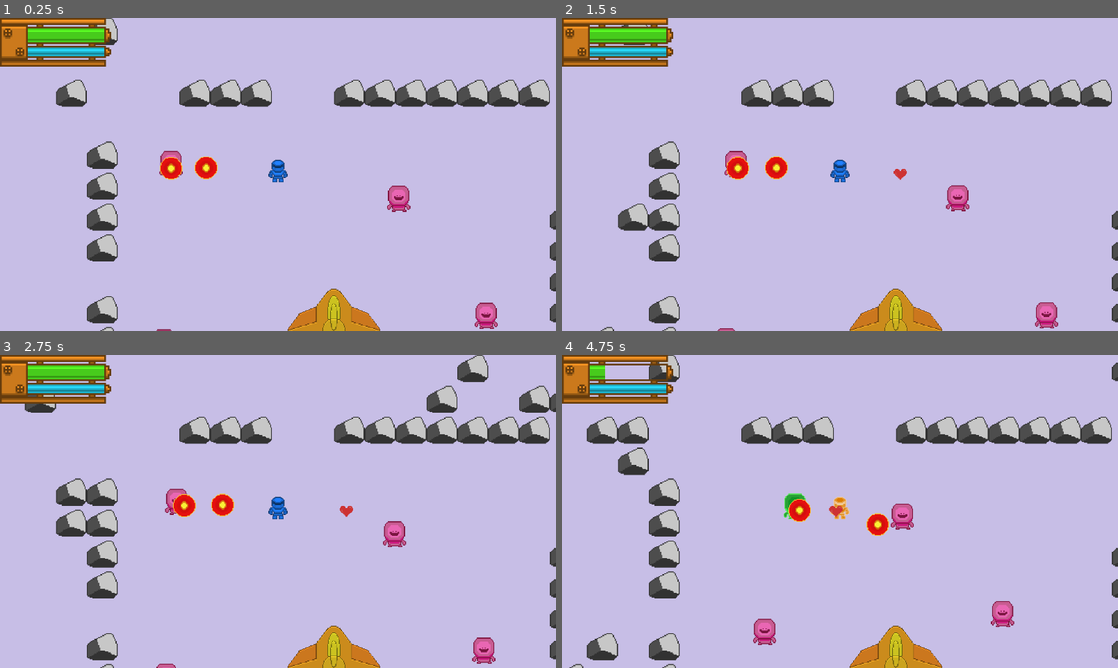
Above: before the commit, frames 1-4 (two rows, left to right).
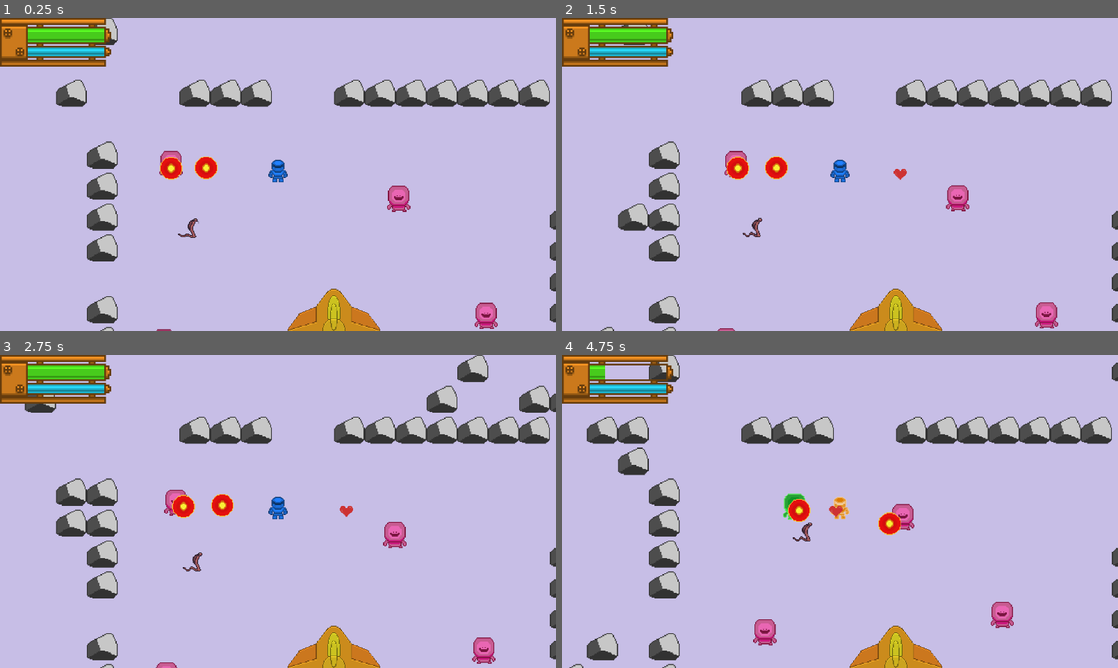
Above: after the commit, the same moments.

Repository: FREQ-E/Hanno
Game: Godot game, scene res://levels/test/test.tscn
Same seed, same stepped clock (60 frames per second), same inputs: the game is played once before the commit and once after it. Sound files missing from this copy of the repository are replaced by a short silence.
Inputs:
- Up to frame 1 (0.25 s): no input
- Up to frame 2 (1.5 s): hold Right (fire_right) 0.53-1.28 s; hold Space (sprint) 0.53-1.28 s; hold Down (fire_down) from 1.28 s (still down); tap Space (sprint) at 1.35 s
- Up to frame 3 (2.75 s): release Down (fire_down) at 2.03 s; hold Right (fire_right) from 2.03 s (still down); hold Space (sprint) from 2.03 s (still down)
- Up to frame 4 (4.75 s): release Right (fire_right) at 2.78 s; release Space (sprint) at 2.78 s; hold Up (fire_up) 2.78-3.53 s; tap Space (sprint) at 2.85, 4.35 s; hold Space (sprint) 3.53-4.28 s; hold Left (fire_left) from 3.53 s (still down)

The runs differ from the first frame. In frame 1, less than 0.1% of the frame differs, in the area x 32-36%, y 64-71%; in frame 2, less than 0.1%; in frame 3, 0.5%; in frame 4, 0.8%, in the area x 34-82%, y 44-93%.

Commit message:
Added snake, and improved CharacterAnimator

Diff:
--- a/actors/aliens/alien1.tscn
+++ b/actors/aliens/alien1.tscn
@@ -1,6 +1,6 @@
 [gd_scene load_steps=19 format=2]
 
-[ext_resource path="res://actors/aliens/contact_damage.gd" type="Script" id=1]
+[ext_resource path="res://actors/contact_damage.gd" type="Script" id=1]
 [ext_resource path="res://actors/aliens/Alien.png" type="Texture" id=2]
 [ext_resource path="res://actors/base_scripts/character2d.gd" type="Script" id=3]
 [ext_resource path="res://ai/wander2d.gd" type="Script" id=4]
@@ -62,8 +62,6 @@
 enabled = true
 collision_mask = 2148007939
 script = ExtResource( 11 )
-
-[node name="EnemyFlag" type="Node" parent="."]
 
 [node name="CrowGoto" type="Node" parent="."]
 script = ExtResource( 5 )
--- a/actors/aliens/enemy_bullet.tscn
+++ b/actors/aliens/enemy_bullet.tscn
@@ -3,6 +3,8 @@
 [ext_resource path="res://actors/aliens/enemybullet.png" type="Texture" id=1]
 [ext_resource path="res://actors/aliens/player_hit_sound.wav" type="AudioStream" id=2]
 [ext_resource path="res://actors/base_scripts/sonorous_bullet.gd" type="Script" id=3]
+
+
 
 [sub_resource type="CircleShape2D" id=1]
 radius = 65.5485
--- a/actors/character_animator.gd
+++ b/actors/character_animator.gd
@@ -3,6 +3,7 @@
 
 
 export var default_movement_speed := 770.0				# The speed the parent has to move at such that the speed_scale is 1. Moving faster would cause the animation speed to speed up, and vice versa
+export var invert_x := false
 
 onready var _last_origin: Vector2 = get_parent().global_transform.origin
 
@@ -13,19 +14,19 @@
 		frame = 1
 
 	elif delta > 0:
-		var local: Vector2 = global_transform.basis_xform_inv(get_parent().movement_vector)
+		var angle := global_transform.basis_xform_inv(get_parent().movement_vector).angle()
 		var new_origin: Vector2 = get_parent().global_transform.origin
 		speed_scale = new_origin.distance_to(_last_origin) / delta / default_movement_speed
 		_last_origin = new_origin
 
-		if local.y > 0:
+		if angle < - PI / 4 and angle > - 3 * PI / 4:
+			play("walk_up")
+
+		elif angle > PI / 4 and angle < 3 * PI / 4:
 			play("walk_down")
-
-		elif local.y < 0:
-			play("walk_up")
 
 		else:
 			play("walk_side")
 
-			if local.x < 0:
+			if abs(angle) > PI / 2 != invert_x:
 				global_transform.x *= -1
--- a/actors/player1/player1.tscn
+++ b/actors/player1/player1.tscn
@@ -55,35 +55,35 @@
 region = Rect2( 96, 0, 32, 32 )
 
 [sub_resource type="AtlasTexture" id=7]
+atlas = ExtResource( 6 )
+region = Rect2( 0, 0, 32, 32 )
+
+[sub_resource type="AtlasTexture" id=8]
+atlas = ExtResource( 6 )
+region = Rect2( 32, 0, 32, 32 )
+
+[sub_resource type="AtlasTexture" id=9]
+atlas = ExtResource( 6 )
+region = Rect2( 64, 0, 32, 32 )
+
+[sub_resource type="AtlasTexture" id=10]
+atlas = ExtResource( 6 )
+region = Rect2( 96, 0, 32, 32 )
+
+[sub_resource type="AtlasTexture" id=11]
 atlas = ExtResource( 7 )
 region = Rect2( 0, 0, 32, 32 )
 
-[sub_resource type="AtlasTexture" id=8]
+[sub_resource type="AtlasTexture" id=12]
 atlas = ExtResource( 7 )
 region = Rect2( 32, 0, 32, 32 )
 
-[sub_resource type="AtlasTexture" id=9]
+[sub_resource type="AtlasTexture" id=13]
 atlas = ExtResource( 7 )
 region = Rect2( 64, 0, 32, 32 )
 
-[sub_resource type="AtlasTexture" id=10]
+[sub_resource type="AtlasTexture" id=14]
 atlas = ExtResource( 7 )
-region = Rect2( 96, 0, 32, 32 )
-
-[sub_resource type="AtlasTexture" id=11]
-atlas = ExtResource( 6 )
-region = Rect2( 0, 0, 32, 32 )
-
-[sub_resource type="AtlasTexture" id=12]
-atlas = ExtResource( 6 )
-region = Rect2( 32, 0, 32, 32 )
-
-[sub_resource type="AtlasTexture" id=13]
-atlas = ExtResource( 6 )
-region = Rect2( 64, 0, 32, 32 )
-
-[sub_resource type="AtlasTexture" id=14]
-atlas = ExtResource( 6 )
 region = Rect2( 96, 0, 32, 32 )
 
 [sub_resource type="SpriteFrames" id=15]
@@ -95,12 +95,12 @@
 }, {
 "frames": [ SubResource( 7 ), SubResource( 8 ), SubResource( 9 ), SubResource( 10 ) ],
 "loop": true,
-"name": "walk_up",
+"name": "walk_down",
 "speed": 10.0
 }, {
 "frames": [ SubResource( 11 ), SubResource( 12 ), SubResource( 13 ), SubResource( 14 ) ],
 "loop": true,
-"name": "walk_down",
+"name": "walk_up",
 "speed": 10.0
 } ]
 
@@ -139,7 +139,7 @@
 scale = Vector2( 3, 3 )
 frames = SubResource( 15 )
 animation = "walk_down"
-frame = 1
+frame = 3
 playing = true
 script = ExtResource( 5 )
 
--- /dev/null
+++ b/actors/snake/snake1.tscn
@@ -0,0 +1,177 @@
+[gd_scene load_steps=34 format=2]
+
+[ext_resource path="res://actors/contact_damage.gd" type="Script" id=1]
+[ext_resource path="res://actors/character_animator.gd" type="Script" id=2]
+[ext_resource path="res://actors/base_scripts/character2d.gd" type="Script" id=3]
+[ext_resource path="res://ai/wander2d.gd" type="Script" id=4]
+[ext_resource path="res://ai/crow_goto.gd" type="Script" id=5]
+[ext_resource path="res://ai/trigger_untrigger.gd" type="Script" id=6]
+[ext_resource path="res://ai/agro2d.gd" type="Script" id=7]
+[ext_resource path="res://actors/death_handler.gd" type="Script" id=8]
+[ext_resource path="res://actors/snake/snek_front.png" type="Texture" id=9]
+[ext_resource path="res://combat_scripts/damage_hue.gd" type="Script" id=10]
+[ext_resource path="res://ai/node_sight2d.gd" type="Script" id=11]
+[ext_resource path="res://actors/spawn_flag.gd" type="Script" id=12]
+[ext_resource path="res://actors/snake/snake1_death.tscn" type="PackedScene" id=13]
+[ext_resource path="res://actors/dynamic_ysort.gd" type="Script" id=14]
+[ext_resource path="res://actors/snake/snek_side.png" type="Texture" id=15]
+[ext_resource path="res://actors/snake/snek_back.png" type="Texture" id=16]
+
+[sub_resource type="Shader" id=1]
+code = "shader_type canvas_item;
+
+uniform bool invert = false;
+
+void fragment() {
+    vec4 col = texture(TEXTURE, UV).rgba;
+	if (invert) {
+		col.r = 1.0 - col.r;
+		col.g = 1.0 - col.g;
+		col.b = 1.0 - col.b;
+	}
+    COLOR.rgba = col.rgba;
+}"
+
+[sub_resource type="ShaderMaterial" id=2]
+resource_local_to_scene = true
+shader = SubResource( 1 )
+shader_param/invert = false
+
+[sub_resource type="AtlasTexture" id=3]
+atlas = ExtResource( 15 )
+region = Rect2( 0, 0, 32, 32 )
+
+[sub_resource type="AtlasTexture" id=4]
+atlas = ExtResource( 15 )
+region = Rect2( 32, 0, 32, 32 )
+
+[sub_resource type="AtlasTexture" id=5]
+atlas = ExtResource( 15 )
+region = Rect2( 64, 0, 32, 32 )
+
+[sub_resource type="AtlasTexture" id=6]
+atlas = ExtResource( 15 )
+region = Rect2( 96, 0, 32, 32 )
+
+[sub_resource type="AtlasTexture" id=7]
+atlas = ExtResource( 9 )
+region = Rect2( 0, 0, 32, 32 )
+
+[sub_resource type="AtlasTexture" id=8]
+atlas = ExtResource( 9 )
+region = Rect2( 32, 0, 32, 32 )
+
+[sub_resource type="AtlasTexture" id=9]
+atlas = ExtResource( 9 )
+region = Rect2( 64, 0, 32, 32 )
+
+[sub_resource type="AtlasTexture" id=10]
+atlas = ExtResource( 9 )
+region = Rect2( 96, 0, 32, 32 )
+
+[sub_resource type="AtlasTexture" id=11]
+atlas = ExtResource( 16 )
+region = Rect2( 0, 0, 32, 32 )
+
+[sub_resource type="AtlasTexture" id=12]
+atlas = ExtResource( 16 )
+region = Rect2( 32, 0, 32, 32 )
+
+[sub_resource type="AtlasTexture" id=13]
+atlas = ExtResource( 16 )
+region = Rect2( 64, 0, 32, 32 )
+
+[sub_resource type="AtlasTexture" id=14]
+atlas = ExtResource( 16 )
+region = Rect2( 96, 0, 32, 32 )
+
+[sub_resource type="SpriteFrames" id=15]
+animations = [ {
+"frames": [ SubResource( 3 ), SubResource( 4 ), SubResource( 5 ), SubResource( 6 ) ],
+"loop": true,
+"name": "walk_side",
+"speed": 10.0
+}, {
+"frames": [ SubResource( 7 ), SubResource( 8 ), SubResource( 9 ), SubResource( 10 ) ],
+"loop": true,
+"name": "walk_down",
+"speed": 10.0
+}, {
+"frames": [ SubResource( 11 ), SubResource( 12 ), SubResource( 13 ), SubResource( 14 ) ],
+"loop": true,
+"name": "walk_up",
+"speed": 10.0
+} ]
+
+[sub_resource type="CircleShape2D" id=16]
+radius = 37.2074
+
+[sub_resource type="CircleShape2D" id=17]
+radius = 45.4747
+
+[node name="Snake1" type="KinematicBody2D" groups=[
+"Enemies",
+]]
+material = SubResource( 2 )
+collision_layer = 4
+collision_mask = 524295
+script = ExtResource( 3 )
+
+[node name="CharacterAnimator" type="AnimatedSprite" parent="."]
+use_parent_material = true
+position = Vector2( 0, -15.801 )
+scale = Vector2( 3, 3 )
+frames = SubResource( 15 )
+animation = "walk_down"
+frame = 2
+playing = true
+script = ExtResource( 2 )
+invert_x = true
+
+[node name="CollisionShape2D" type="CollisionShape2D" parent="."]
+shape = SubResource( 16 )
+
+[node name="NodeSight" type="RayCast2D" parent="."]
+enabled = true
+collision_mask = 2148007939
+script = ExtResource( 11 )
+
+[node name="CrowGoto" type="Node" parent="."]
+script = ExtResource( 5 )
+
+[node name="WanderAgro" type="Node" parent="."]
+script = ExtResource( 6 )
+trigger_node_path = NodePath("../../Snake1/NodeSight")
+goto_path = NodePath("../../Snake1/CrowGoto")
+untrigger_behaviour_path = NodePath("../../Snake1/WanderAgro/Wander2D")
+trigger_behaviour_path = NodePath("../../Snake1/WanderAgro/Agro2D")
+
+[node name="Wander2D" type="Node" parent="WanderAgro"]
+script = ExtResource( 4 )
+
+[node name="Agro2D" type="Node" parent="WanderAgro"]
+script = ExtResource( 7 )
+min_distance = 0.0
+notice_sub_targets = false
+
+[node name="Damageable" type="Node" parent="."]
+script = ExtResource( 8 )
+death_scene = ExtResource( 13 )
+
+[node name="DamageHue" type="Node" parent="."]
+script = ExtResource( 10 )
+damageable_path = NodePath("../../Snake1/Damageable")
+
+[node name="SpawnInstance" type="Node" parent="."]
+script = ExtResource( 12 )
+
+[node name="ContactDamage" type="Area2D" parent="."]
+script = ExtResource( 1 )
+
+[node name="CollisionShape2D" type="CollisionShape2D" parent="ContactDamage"]
+shape = SubResource( 17 )
+
+[node name="DynamicYSort" type="VisibilityNotifier2D" parent="."]
+position = Vector2( -0.658038, -15.7953 )
+scale = Vector2( 5.09387, 5.36722 )
+script = ExtResource( 14 )
--- /dev/null
+++ b/actors/snake/snake1_death.tscn
@@ -0,0 +1,9 @@
+[gd_scene load_steps=2 format=2]
+
+[ext_resource path="res://actors/aliens/enemy death sound.wav" type="AudioStream" id=1]
+
+[node name="Alien1Death" type="AudioStreamPlayer2D"]
+stream = ExtResource( 1 )
+volume_db = 5.0
+autoplay = true
+[connection signal="finished" from="." to="." method="queue_free"]
--- a/levels/scene_cells/crashed_ship.tscn
+++ b/levels/scene_cells/crashed_ship.tscn
@@ -1,10 +1,71 @@
-[gd_scene load_steps=16 format=2]
+[gd_scene load_steps=19 format=2]
 
 [ext_resource path="res://levels/solid color ground.png" type="Texture" id=1]
 [ext_resource path="res://levels/crashed ship.png" type="Texture" id=2]
 [ext_resource path="res://actors/aliens/alien1.tscn" type="PackedScene" id=3]
 [ext_resource path="res://levels/objects_tileset.tres" type="TileSet" id=4]
 [ext_resource path="res://levels/instance_manager.gd" type="Script" id=5]
+[ext_resource path="res://actors/snake/snake1.tscn" type="PackedScene" id=6]
+
+[sub_resource type="Shader" id=2]
+code = "shader_type canvas_item;
+
+uniform bool invert = false;
+
+void fragment() {
+    vec4 col = texture(TEXTURE, UV).rgba;
+	if (invert) {
+		col.r = 1.0 - col.r;
+		col.g = 1.0 - col.g;
+		col.b = 1.0 - col.b;
+	}
+    COLOR.rgba = col.rgba;
+}"
+
+[sub_resource type="ShaderMaterial" id=3]
+resource_local_to_scene = true
+shader = SubResource( 2 )
+shader_param/invert = false
+
+[sub_resource type="Shader" id=4]
+code = "shader_type canvas_item;
+
+uniform bool invert = false;
+
+void fragment() {
+    vec4 col = texture(TEXTURE, UV).rgba;
+	if (invert) {
+		col.r = 1.0 - col.r;
+		col.g = 1.0 - col.g;
+		col.b = 1.0 - col.b;
+	}
+    COLOR.rgba = col.rgba;
+}"
+
+[sub_resource type="ShaderMaterial" id=5]
+resource_local_to_scene = true
+shader = SubResource( 4 )
+shader_param/invert = false
+
+[sub_resource type="ShaderMaterial" id=6]
+resource_local_to_scene = true
+shader = SubResource( 4 )
+shader_param/invert = false
+
+[sub_resource type="ShaderMaterial" id=7]
+resource_local_to_scene = true
+shader = SubResource( 4 )
+shader_param/invert = false
+
+[sub_resource type="ShaderMaterial" id=8]
+resource_local_to_scene = true
+shader = SubResource( 4 )
+shader_param/invert = false
+
+[sub_resource type="ShaderMaterial" id=9]
+resource_local_to_scene = true
+shader = SubResource( 4 )
+shader_param/invert = false
 
 [sub_resource type="Shader" id=1]
 code = "shader_type canvas_item;
@@ -21,55 +82,15 @@
     COLOR.rgba = col.rgba;
 }"
 
-[sub_resource type="ShaderMaterial" id=2]
+[sub_resource type="ShaderMaterial" id=10]
 resource_local_to_scene = true
 shader = SubResource( 1 )
 shader_param/invert = false
 
-[sub_resource type="Shader" id=3]
-code = "shader_type canvas_item;
-
-uniform bool invert = false;
-
-void fragment() {
-    vec4 col = texture(TEXTURE, UV).rgba;
-	if (invert) {
-		col.r = 1.0 - col.r;
-		col.g = 1.0 - col.g;
-		col.b = 1.0 - col.b;
-	}
-    COLOR.rgba = col.rgba;
-}"
-
-[sub_resource type="ShaderMaterial" id=4]
-resource_local_to_scene = true
-shader = SubResource( 3 )
-shader_param/invert = false
-
-[sub_resource type="ShaderMaterial" id=5]
-resource_local_to_scene = true
-shader = SubResource( 3 )
-shader_param/invert = false
-
-[sub_resource type="ShaderMaterial" id=6]
-resource_local_to_scene = true
-shader = SubResource( 3 )
-shader_param/invert = false
-
-[sub_resource type="ShaderMaterial" id=7]
-resource_local_to_scene = true
-shader = SubResource( 3 )
-shader_param/invert = false
-
-[sub_resource type="ShaderMaterial" id=8]
-resource_local_to_scene = true
-shader = SubResource( 3 )
-shader_param/invert = false
-
-[sub_resource type="RectangleShape2D" id=9]
+[sub_resource type="RectangleShape2D" id=11]
 extents = Vector2( 10, 2048 )
 
-[sub_resource type="CircleShape2D" id=10]
+[sub_resource type="CircleShape2D" id=12]
 radius = 345.189
 
 [node name="CrashedShip" type="Node2D"]
@@ -88,32 +109,36 @@
 
 [node name="InstanceManager" type="Node2D" parent="."]
 script = ExtResource( 5 )
-preload_scene_path = [ "res://actors/aliens/alien1.tscn" ]
+preload_scene_path = [ "res://actors/aliens/alien1.tscn", "res://actors/snake/snake1.tscn" ]
 respawn_free_distance = 6000.0
 
 [node name="Alien1" parent="InstanceManager" instance=ExtResource( 3 )]
-material = SubResource( 2 )
+material = SubResource( 3 )
 position = Vector2( 312.015, 373.353 )
 
 [node name="Alien2" parent="InstanceManager" instance=ExtResource( 3 )]
-material = SubResource( 4 )
+material = SubResource( 5 )
 position = Vector2( 685.222, 1533.36 )
 
 [node name="Alien3" parent="InstanceManager" instance=ExtResource( 3 )]
-material = SubResource( 5 )
+material = SubResource( 6 )
 position = Vector2( 1487.44, 1504.77 )
 
 [node name="Alien4" parent="InstanceManager" instance=ExtResource( 3 )]
-material = SubResource( 6 )
+material = SubResource( 7 )
 position = Vector2( 291.682, 1143.18 )
 
 [node name="Alien5" parent="InstanceManager" instance=ExtResource( 3 )]
-material = SubResource( 7 )
+material = SubResource( 8 )
 position = Vector2( 1329.35, 532.69 )
 
 [node name="Alien6" parent="InstanceManager" instance=ExtResource( 3 )]
-material = SubResource( 8 )
+material = SubResource( 9 )
 position = Vector2( 1687.57, 1030.5 )
+
+[node name="Snake1" parent="InstanceManager" instance=ExtResource( 6 )]
+material = SubResource( 10 )
+position = Vector2( 389.709, 658.888 )
 
 [node name="StaticBody2D" type="StaticBody2D" parent="."]
 collision_layer = 524288
--- a/project.godot
+++ b/project.godot
@@ -32,7 +32,7 @@
 "base": "Area2D",
 "class": "ContactDamage",
 "language": "GDScript",
-"path": "res://actors/aliens/contact_damage.gd"
+"path": "res://actors/contact_damage.gd"
 }, {
 "base": "Node",
 "class": "CrowGoto",
@@ -190,6 +190,10 @@
 
 GlobalFuncs="*res://global_funcs.gd"
 
+[debug]
+
+settings/stdout/print_fps=true
+
 [display]
 
 window/size/width=1280
Not shown: 2 places in actors/aliens/alien1.tscn that only renumber resources
Renamed: actors/aliens/contact_damage.gd -> actors/contact_damage.gd
Binary file added: actors/snake/snek_back.png
Not shown, added: actors/snake/snek_back.png.import
Binary file added: actors/snake/snek_front.png
Not shown, added: actors/snake/snek_front.png.import
Binary file added: actors/snake/snek_side.png
Not shown, added: actors/snake/snek_side.png.import
Not shown: 1 places in levels/scene_cells/crashed_ship.tscn that only renumber resources
